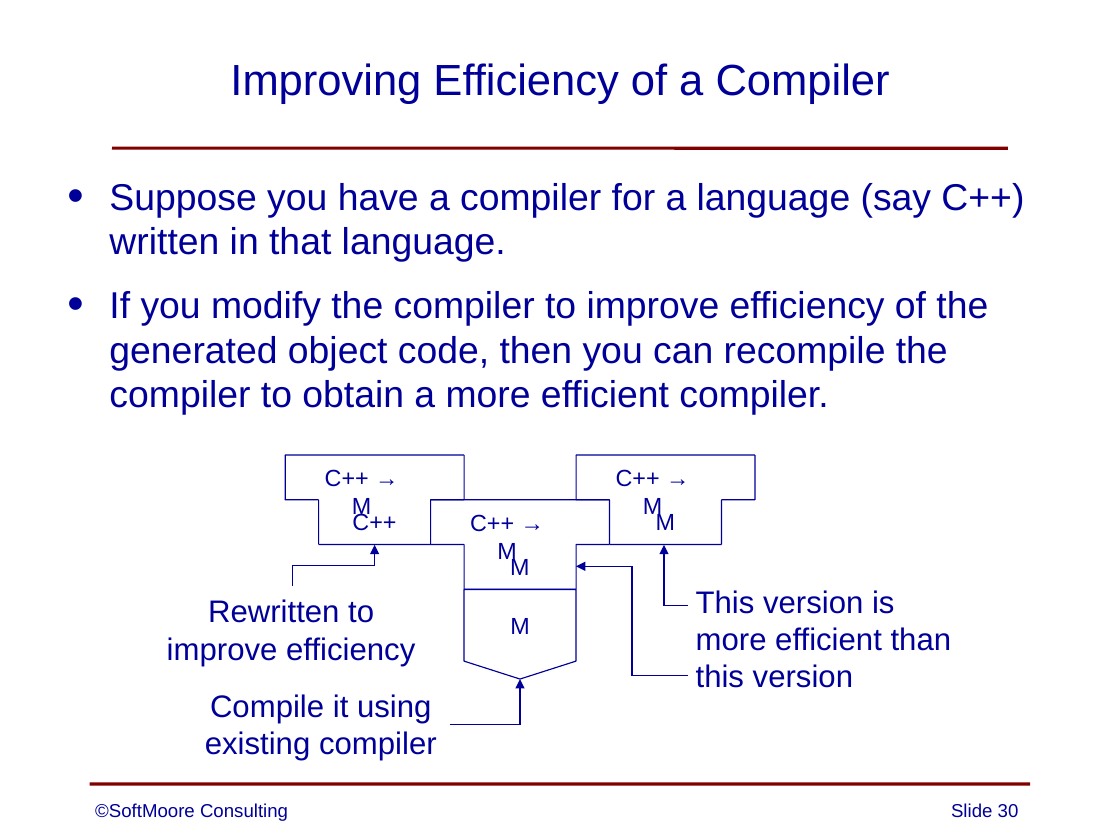
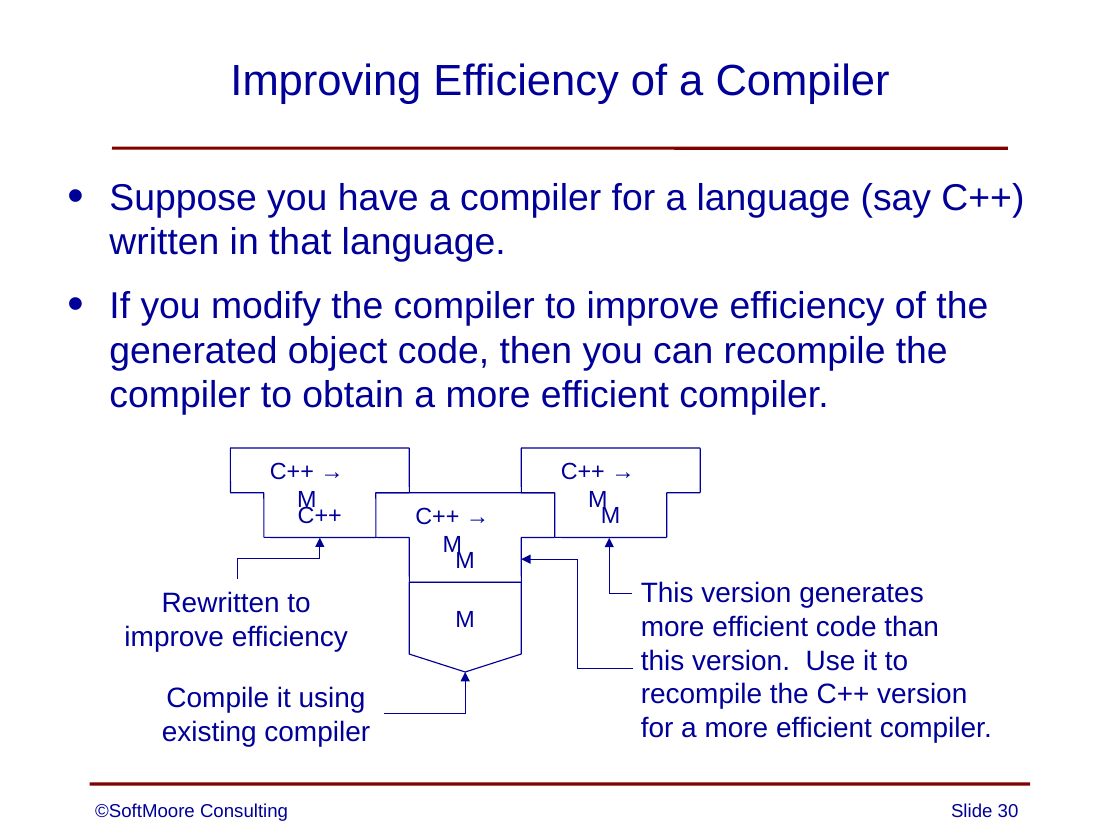
Before and after one commit to SoftMoore/CPRL-Java-3rd, a slide deck: slide 30 of PowerPoints/01 - Overview of Compilers.pptx. Drawn at 1120x840 pixels with LibreOffice and Linux fonts; fonts in the diff are those of the drawing. Boxes give left, top, right and bottom in pixels: in the first picture for what was removed or moved away, otherwise in the second. Text is boxed around its words. In the diff, an @@ line names an element or a change of style, - is before the commit and + after.

```diff
--- a/PowerPoints/01 - Overview of Compilers.pptx
+++ b/PowerPoints/01 - Overview of Compilers.pptx
@@ 22 lines, 4 texts, 1 flow chart offpage connector, 1 elbow arrow: place and size @@
-22 lines, 4 texts, 1 flow chart offpage connector, 1 elbow arrow at box(284, 455, 755, 679)
+22 lines, 4 texts, 1 flow chart offpage connector, 1 elbow arrow at box(231, 448, 700, 672)
@@ elbow arrow moved from (688, 606) - (664, 545) to (632, 594) - (609, 538) @@
@@ 2 texts, 1 elbow arrow: place and size @@
-2 texts, 1 elbow arrow at box(325, 469, 688, 675)
+2 texts, 1 elbow arrow at box(270, 462, 633, 669)
@@ text "Rewritten to": place and size @@
-text "Rewritten to" at box(167, 599, 415, 666)
+text "Rewritten to" at box(124, 591, 348, 651)
@@ text "Rewritten to" at box(124, 591, 348, 651): size 20 to 18 pt @@
@@ text at box(641, 581, 992, 742): text changed; size 20 to 18 pt @@
-This version is
-more efficient than
-this version
+This version generates
+more efficient code than
+this version. Use it to
+recompile the C++ version
+for a more efficient compiler.
@@ text "Compile it using" at box(162, 686, 370, 746): size 20 to 18 pt @@
@@ text "Compile it using": place and size @@
-text "Compile it using" at box(205, 694, 437, 761)
+text "Compile it using" at box(162, 686, 370, 746)
@@ elbow arrow moved from (450, 725) - (520, 679) to (384, 713) - (465, 672) @@
```
Also in this commit, not shown: 1 other slide changed.
